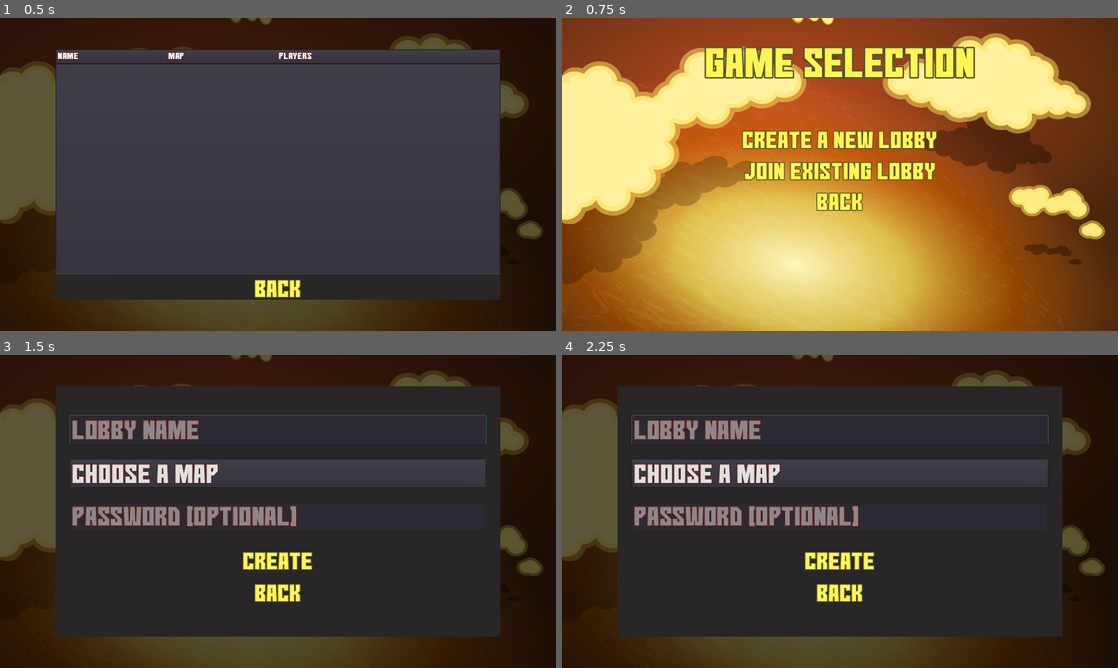
Above: before the commit, frames 1-4 (two rows, left to right).
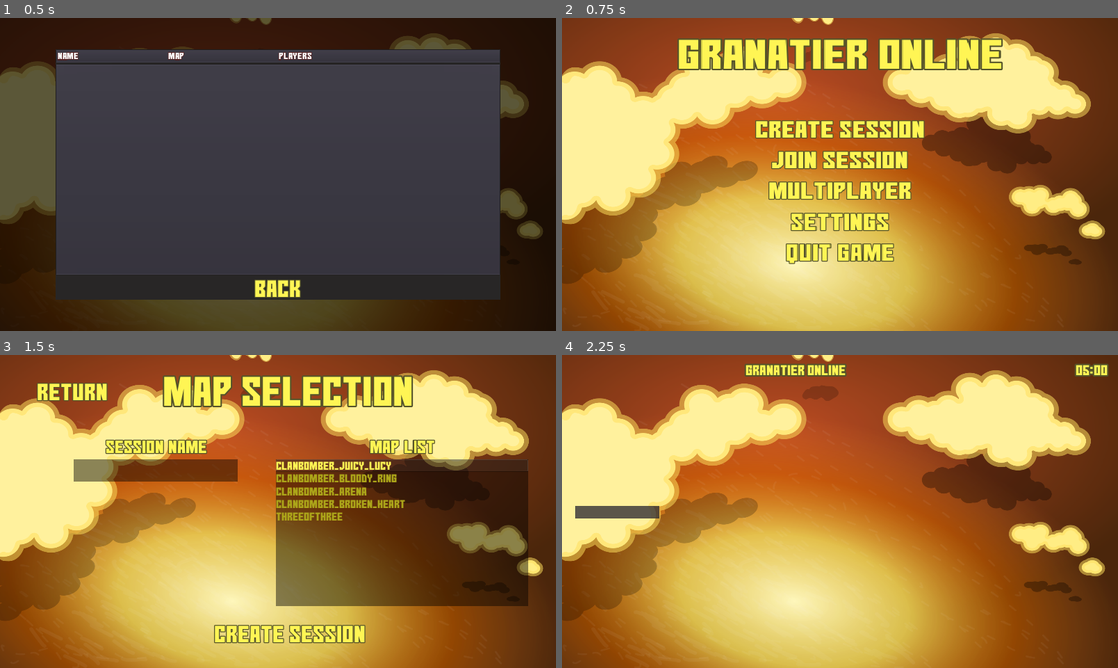
Above: after the commit, the same moments.

Repository: mrhappyhof/soulThieves
Game: Godot game, scene res://scenes/JoinExistingLobby.tscn
Same seed, same stepped clock (60 frames per second), same inputs: the game is played once before the commit and once after it. This scene is started directly instead of the project's main scene.
Inputs (mouse positions are in pixels of both pictures, inside the frame that each line leads up to):
- Up to frame 1 (0.5 s): no input
- Up to frame 2 (0.75 s): click "Back" at 0.5 s
- Up to frame 3 (1.5 s): click (278, 464) at 1.25 s, where only the run after the commit has a clickable "Create Session"
- Up to frame 4 (2.25 s): click (851, 633) at 2 s, where only the run after the commit has a clickable "Create Session"

Frame 1 is identical in both runs. In frame 2, 14% of the frame differs, in the area x 20-80%, y 6-79%; in frame 3, 98%; in frame 4, 100%, in the area x 0-100%, y 0-100%.

Commit message:
Centered Main Menu Buttons

Diff:
--- a/GranatierClient/scenes/MainMenu.tscn
+++ b/GranatierClient/scenes/MainMenu.tscn
@@ -34,22 +34,47 @@
 scale = Vector2( 1.12, 1 )
 texture = ExtResource( 2 )
 
-[node name="Title" type="Label" parent="."]
-margin_left = 960.0
+[node name="VBoxContainer" type="VBoxContainer" parent="Background"]
+anchor_right = 1.0
+anchor_bottom = 1.0
+margin_left = -857.0
+margin_top = -540.0
+margin_right = -871.0
+margin_bottom = -540.0
+custom_constants/separation = 150
+
+[node name="VBoxContainer2" type="VBoxContainer" parent="Background/VBoxContainer"]
+margin_right = 1714.0
+margin_bottom = 191.0
+custom_constants/separation = 50
+
+[node name="Control" type="Control" parent="Background/VBoxContainer/VBoxContainer2"]
+margin_right = 1714.0
+
+[node name="CenterContainer" type="CenterContainer" parent="Background/VBoxContainer/VBoxContainer2"]
 margin_top = 50.0
-margin_right = 1028.0
-margin_bottom = 67.0
+margin_right = 1714.0
+margin_bottom = 191.0
+
+[node name="Title" type="Label" parent="Background/VBoxContainer/VBoxContainer2/CenterContainer"]
+margin_left = 348.0
+margin_right = 1366.0
+margin_bottom = 141.0
 grow_horizontal = 2
 custom_colors/font_color = Color( 1, 0.964706, 0.333333, 1 )
 custom_fonts/font = SubResource( 1 )
 text = "Granatier Online"
 align = 1
 
-[node name="CreateSession" type="Button" parent="."]
-margin_left = 808.5
-margin_top = 350.0
-margin_right = 1203.5
-margin_bottom = 431.0
+[node name="VBoxContainer" type="VBoxContainer" parent="Background/VBoxContainer"]
+margin_top = 341.0
+margin_right = 1714.0
+margin_bottom = 846.0
+custom_constants/separation = 25
+
+[node name="CreateSession" type="Button" parent="Background/VBoxContainer/VBoxContainer"]
+margin_right = 1714.0
+margin_bottom = 81.0
 grow_horizontal = 2
 focus_mode = 0
 custom_colors/font_color = Color( 1, 0.964706, 0.333333, 1 )
@@ -60,15 +85,11 @@
 custom_styles/normal = SubResource( 5 )
 enabled_focus_mode = 0
 text = "Create Session"
-__meta__ = {
-"_edit_use_anchors_": false
-}
 
-[node name="JoinSession" type="Button" parent="."]
-margin_left = 808.5
-margin_top = 450.0
-margin_right = 1203.5
-margin_bottom = 531.0
+[node name="JoinSession" type="Button" parent="Background/VBoxContainer/VBoxContainer"]
+margin_top = 106.0
+margin_right = 1714.0
+margin_bottom = 187.0
 grow_horizontal = 2
 focus_mode = 0
 custom_colors/font_color = Color( 1, 0.964706, 0.333333, 1 )
@@ -80,11 +101,10 @@
 enabled_focus_mode = 0
 text = "Join Session"
 
-[node name="Multiplayer" type="Button" parent="."]
-margin_left = 808.5
-margin_top = 550.0
-margin_right = 1203.5
-margin_bottom = 531.0
+[node name="Multiplayer" type="Button" parent="Background/VBoxContainer/VBoxContainer"]
+margin_top = 212.0
+margin_right = 1714.0
+margin_bottom = 293.0
 grow_horizontal = 2
 focus_mode = 0
 custom_colors/font_color = Color( 1, 0.964706, 0.333333, 1 )
@@ -96,11 +116,10 @@
 enabled_focus_mode = 0
 text = "Multiplayer"
 
-[node name="Settings" type="Button" parent="."]
-margin_left = 856.0
-margin_top = 650.0
-margin_right = 1156.0
-margin_bottom = 631.0
+[node name="Settings" type="Button" parent="Background/VBoxContainer/VBoxContainer"]
+margin_top = 318.0
+margin_right = 1714.0
+margin_bottom = 399.0
 grow_horizontal = 2
 focus_mode = 0
 custom_colors/font_color = Color( 1, 0.964706, 0.333333, 1 )
@@ -112,11 +131,10 @@
 enabled_focus_mode = 0
 text = "Settings"
 
-[node name="QuitGame" type="Button" parent="."]
-margin_left = 838.0
-margin_top = 750.0
-margin_right = 1174.0
-margin_bottom = 731.0
+[node name="QuitGame" type="Button" parent="Background/VBoxContainer/VBoxContainer"]
+margin_top = 424.0
+margin_right = 1714.0
+margin_bottom = 505.0
 grow_horizontal = 2
 focus_mode = 0
 custom_colors/font_color = Color( 1, 0.964706, 0.333333, 1 )
@@ -128,8 +146,8 @@
 enabled_focus_mode = 0
 text = "Quit Game"
 
-[connection signal="pressed" from="CreateSession" to="." method="_on_CreateSession_pressed"]
-[connection signal="pressed" from="JoinSession" to="." method="_on_JoinSession_pressed"]
-[connection signal="pressed" from="Multiplayer" to="." method="_on_Multiplayer_pressed"]
-[connection signal="pressed" from="Settings" to="." method="_on_Settings_pressed"]
-[connection signal="pressed" from="QuitGame" to="." method="_on_QuitGame_pressed"]
+[connection signal="pressed" from="Background/VBoxContainer/VBoxContainer/CreateSession" to="." method="_on_CreateSession_pressed"]
+[connection signal="pressed" from="Background/VBoxContainer/VBoxContainer/JoinSession" to="." method="_on_JoinSession_pressed"]
+[connection signal="pressed" from="Background/VBoxContainer/VBoxContainer/Multiplayer" to="." method="_on_Multiplayer_pressed"]
+[connection signal="pressed" from="Background/VBoxContainer/VBoxContainer/Settings" to="." method="_on_Settings_pressed"]
+[connection signal="pressed" from="Background/VBoxContainer/VBoxContainer/QuitGame" to="." method="_on_QuitGame_pressed"]
--- a/GranatierClient/scripts/JoinExistingLobby.gd
+++ b/GranatierClient/scripts/JoinExistingLobby.gd
@@ -1,6 +1,7 @@
 extends CanvasLayer
 
 export var gameSelectionScene = "res://scenes/GameSelection.tscn"
+export var mainMenuScene = "res://scenes/MainMenu.tscn"
 export (NodePath) var itemList_path
 onready var itemList = get_node(itemList_path)
 var icon = ResourceLoader.load("res://resources/images/bomb.svg")
@@ -41,7 +42,7 @@
 				print("Error: cant create scene")
 
 func _on_BackBtn_pressed():
-	load_scene(gameSelectionScene)
+	load_scene(mainMenuScene)
 
 #Sorts itemList by Name ascending
 #func _on_SortByNameBtn_pressed():
Not shown, removed: GranatierClient/.mono/metadata/ide_messaging_meta.txt
